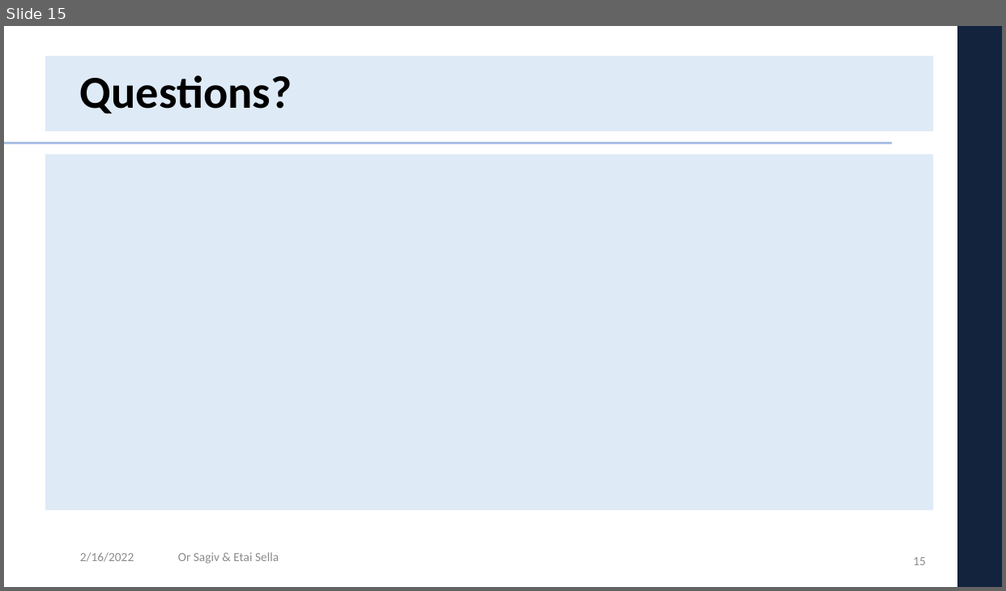
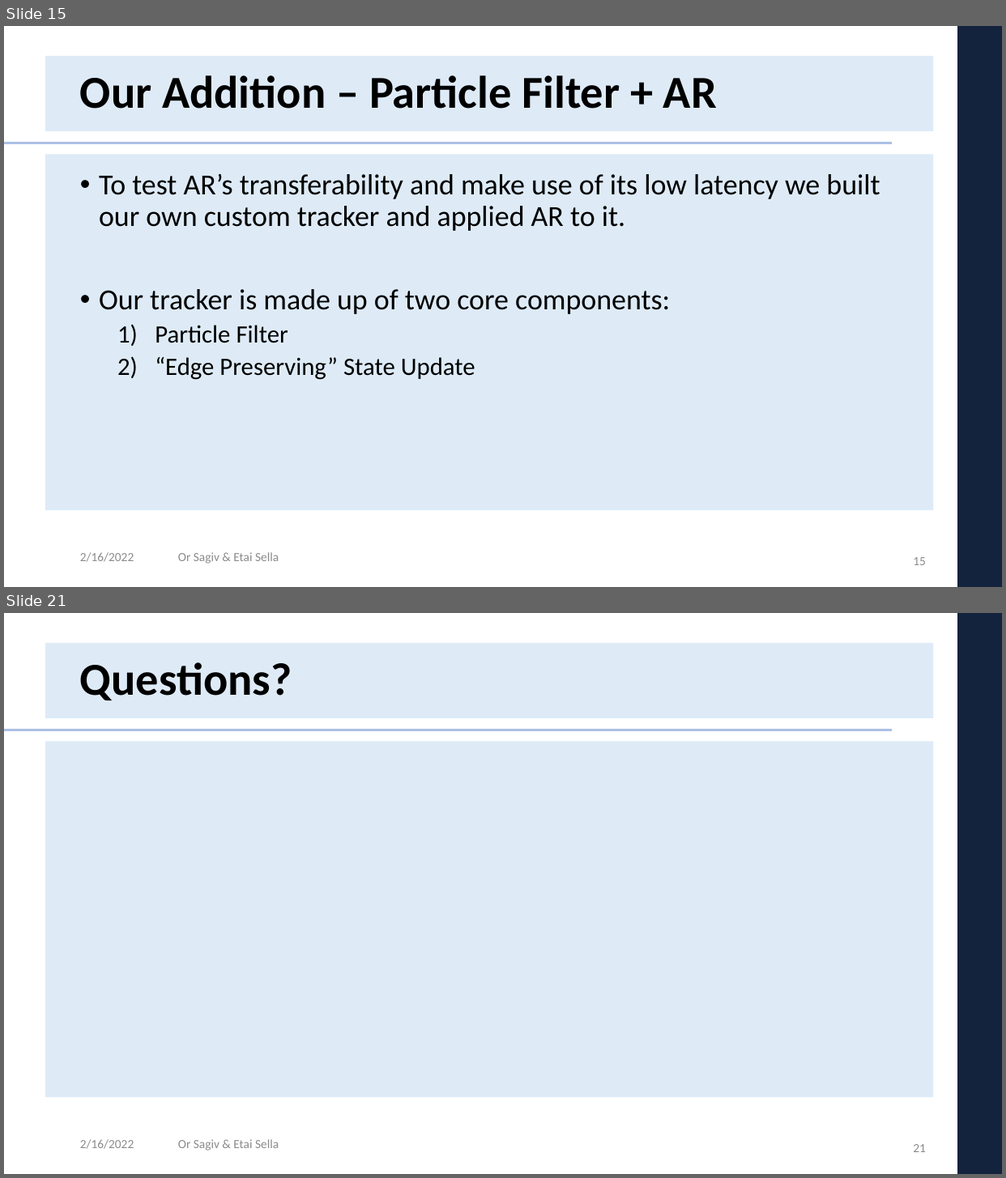
Before and after one commit to etaisella/AlphaRefine, a slide deck: Presentation/DL_project_presentation.pptx. Shown one above the other, each under a label of ours: slide 15 before the commit, slides 15 and 21 after it; the slides between them are not shown. The pictures are 1006x591 and 1006x1178 pixels, drawn with LibreOffice and Linux fonts; fonts in the diff are those of the drawing; background and template pictures are left out. Boxes give left, top, right and bottom in pixels: in the first picture for what was removed or moved away, otherwise in the second. Text is boxed around its words. In the diff, an @@ line names an element or a change of style, - is before the commit and + after.

Commit message:
Adding explanation about Particle Filter

```diff
--- a/Presentation/DL_project_presentation.pptx
+++ b/Presentation/DL_project_presentation.pptx
@@ slide 15 added at [4, 26, 1002, 587], background #FFFFFF; not listed: 5 template elements that a slide beside it also shows @@
@@ title added at [80, 75, 717, 109], 44 pt, text #000000, bold @@
+Our Addition – Particle Filter + AR
@@ text added at [99, 174, 880, 380], 28 pt, text #000000 @@
+• To test AR’s transferability and make use of its low latency we built our own custom tracker and applied AR to it.
+• Our tracker is made up of two core components:
+  1) Particle Filter
+  2) “Edge Preserving” State Update
@@ text added at [80, 552, 134, 562], 12 pt, text #8C8C8C @@
+2/16/2022
@@ text added at [178, 552, 279, 564], 12 pt, text #8C8C8C @@
+Or Sagiv & Etai Sella
@@ page number added at [913, 557, 926, 565], 12 pt, text #8C8C8C @@
+15
@@ what was slide 15 is now slide 21 @@
@@ page number at [913, 1144, 926, 1152]: text changed @@
-15
+21
```
Also in this commit, not shown: 1 slide changed, 5 other slides added.
